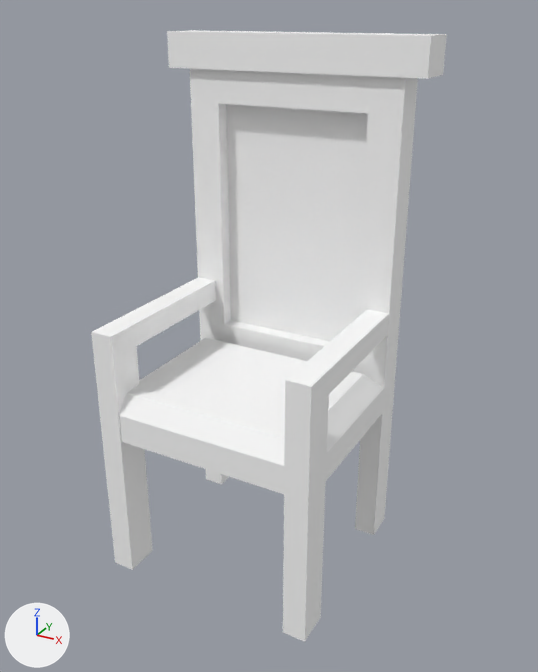
The glTF model assets/synty/simple_fantasy_interiors/models/SM_Prop_Chair_04.glb as it was, and as the next commit left it.
Rendered twice from a 50 mm lens placed at (0.0185, -0.0321, 0.0298), pointed at (0.0008, 0.0001, 0.0137). Lighting does not change. The marker at lower left points along +X, +Y and +Z.

Names of what the first picture shows: 'SM_Prop_Chair_04'.
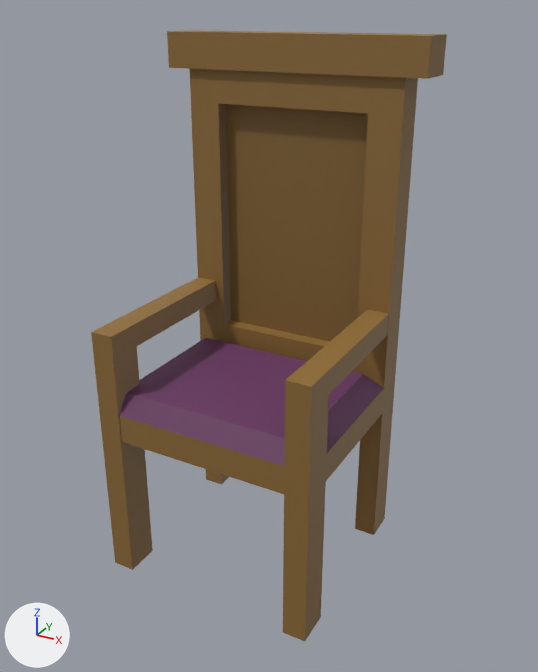
Boxes (x1, y1, x2, y2) around the edits, measured in the pictures (538 x 672 px):
'SM_Prop_Chair_04', surface changed (white to brown): (91, 30, 447, 642) in both

What changed in the scene script:
```text
Add img_simplefantasyinteriorstexture:
    img_simplefantasyinteriorstexture = load_image('SimpleFantasyInteriorsTexture', '_unpacked/SimpleFantasyInteriorsTexture', 1024, 1024, 'sRGB')
Change mat_lambert1:
    remove mat_lambert1.base_color = (1.0, 1.0, 1.0)  # white #ffffff
    add mat_lambert1.texture = img_simplefantasyinteriorstexture
```
